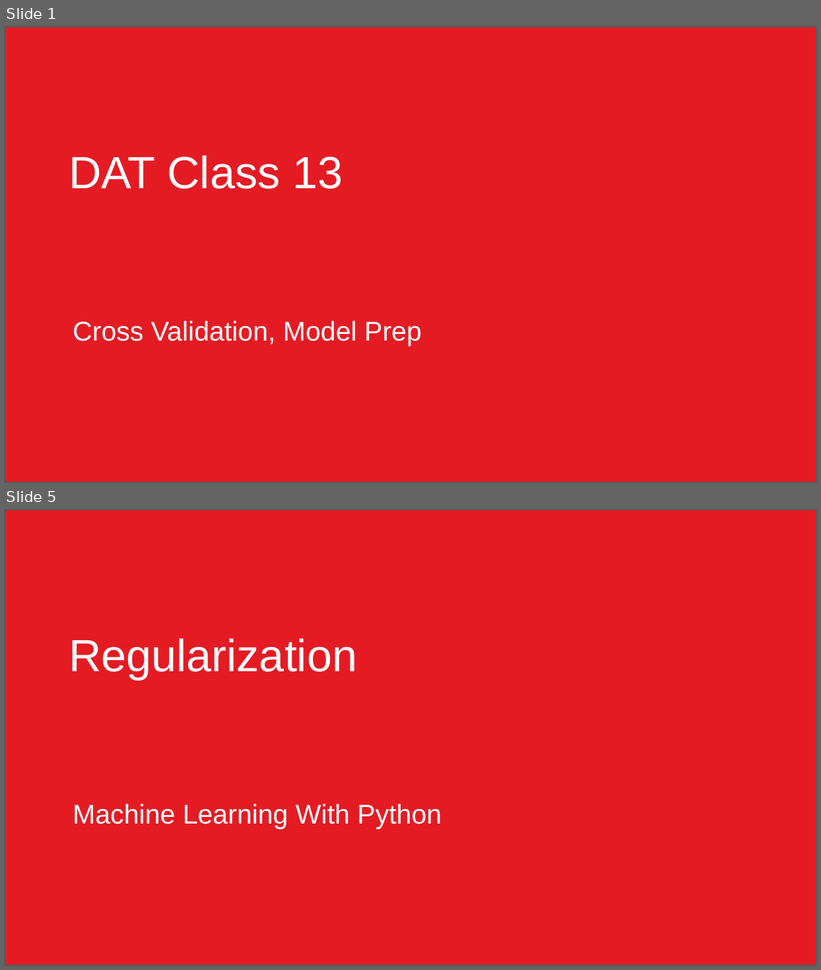
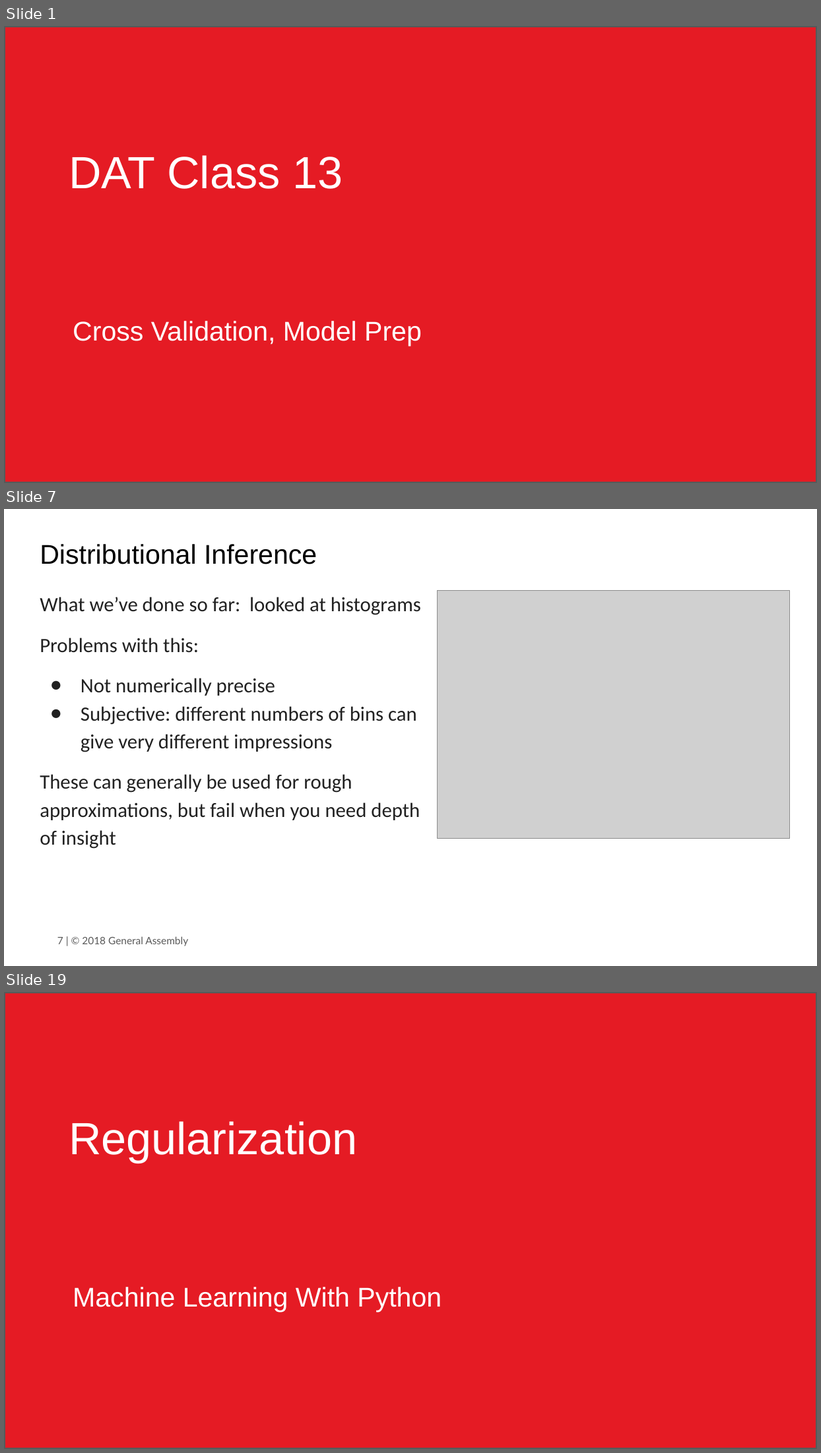
Before and after one commit to JonathanBechtel/DAT-10-14, a slide deck: class material/Unit3/Class13/DAT Class 13.pptx. Shown one above the other, each under a label of ours: slides 1 and 5 before the commit, slides 1, 7 and 19 after it; the slides between them are not shown. The pictures are 821x970 and 821x1453 pixels, drawn with LibreOffice and Linux fonts; fonts in the diff are those of the drawing; grey boxes stand for pictures; background and template pictures are left out. Boxes give left, top, right and bottom in pixels: in the first picture for what was removed or moved away, otherwise in the second. Text is boxed around its words. In the diff, an @@ line names an element or a change of style, - is before the commit and + after.

```diff
--- a/class material/Unit3/Class13/DAT Class 13.pptx
+++ b/class material/Unit3/Class13/DAT Class 13.pptx
@@ slide 7 added at (4,509,817,966), background #FFFFFF @@
@@ title added at (40,544,317,564), 24 pt, text #000000 @@
+Distributional Inference
@@ text added at (40,597,421,849), 18 pt, text #212121 @@
+What we’ve done so far: looked at histograms
+Problems with this:
+● Not numerically precise
+● Subjective: different numbers of bins can give very different impressions
+These can generally be used for rough approximations, but fail when you need depth of insight
@@ picture added at (438,590,790,838) @@
@@ text added at (57,937,188,947), 9 pt, text #595959 @@
+7 | © 2018 General Assembly
@@ what was slide 5 is now slide 19 @@
```
Also in this commit, not shown: 1 slide changed, 15 other slides added, 2 slides removed, 13 other files.
